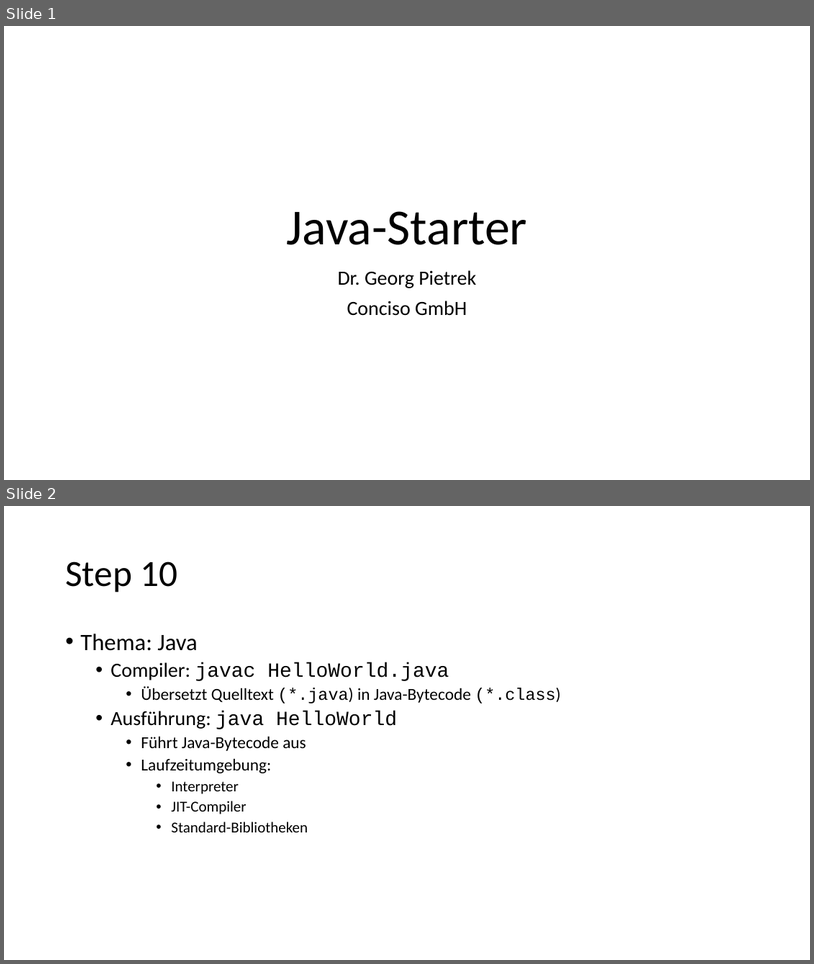
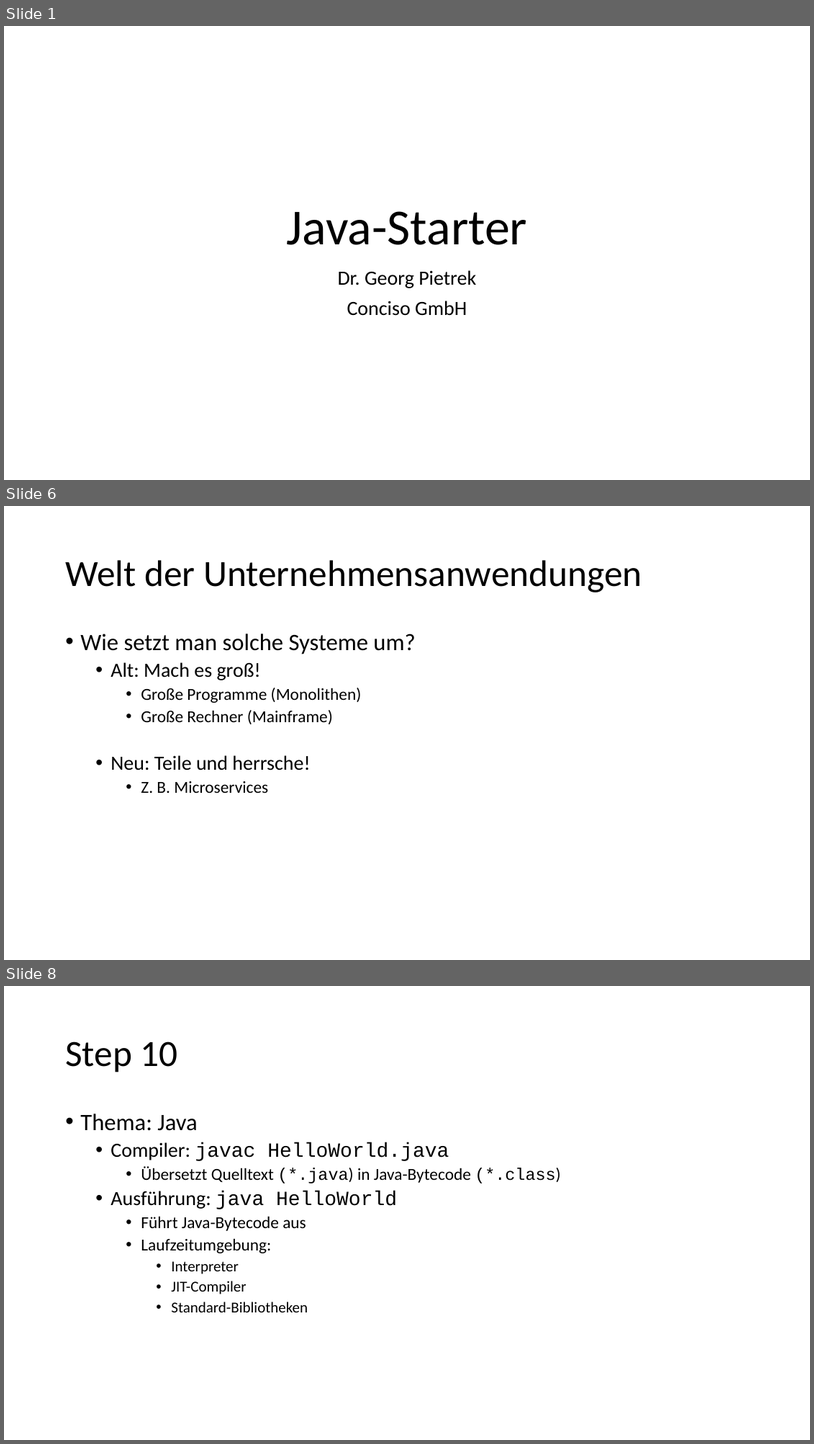
Before and after one commit to igeldo/PR4-SoSe23, a slide deck: Java-Starter.pptx. Shown one above the other, each under a label of ours: slides 1 and 2 before the commit, slides 1, 6 and 8 after it; the slides between them are not shown. The pictures are 814x964 and 814x1444 pixels, drawn with LibreOffice and Linux fonts; fonts in the diff are those of the drawing. Boxes give left, top, right and bottom in pixels: in the first picture for what was removed or moved away, otherwise in the second. Text is boxed around its words. In the diff, an @@ line names an element or a change of style, - is before the commit and + after.

```diff
--- a/Java-Starter.pptx
+++ b/Java-Starter.pptx
@@ slide 6 added at [4,506,810,960], background #FFFFFF @@
@@ title added at [65,560,642,592], 44 pt, text #000000 @@
+Welt der Unternehmensanwendungen
@@ text added at [80,633,415,793], 20 pt, text #000000 @@
+• Wie setzt man solche Systeme um?
+  • Alt: Mach es groß!
+    • Große Programme (Monolithen)
+    • Große Rechner (Mainframe)
+  • Neu: Teile und herrsche!
+    • Z. B. Microservices
@@ what was slide 2 is now slide 8 @@
```
Also in this commit, not shown: 1 slide changed, 5 other slides added.
